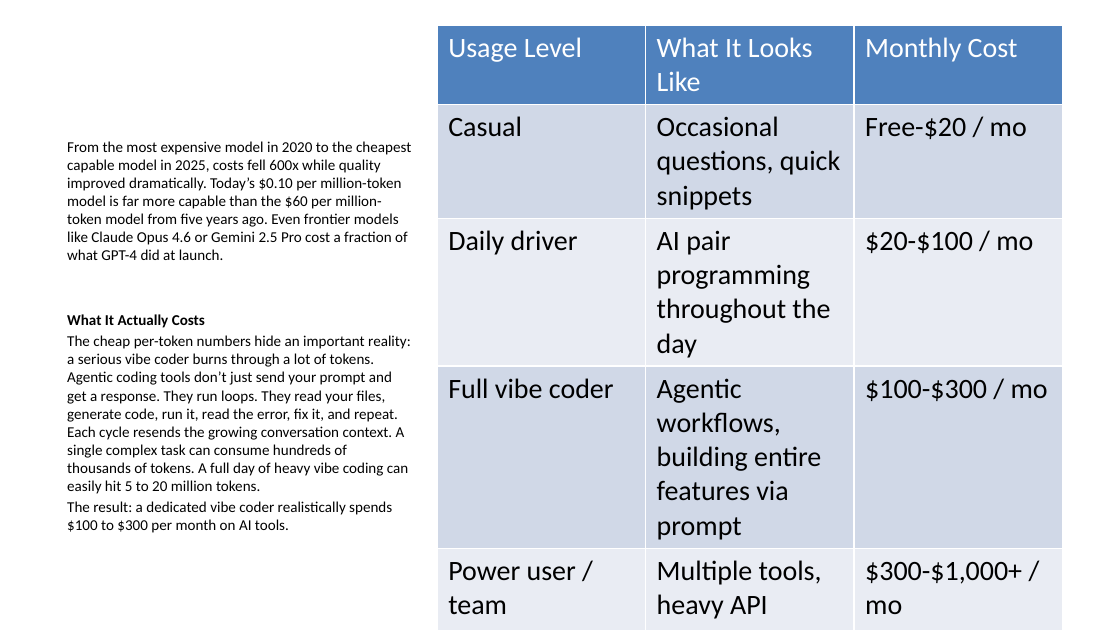
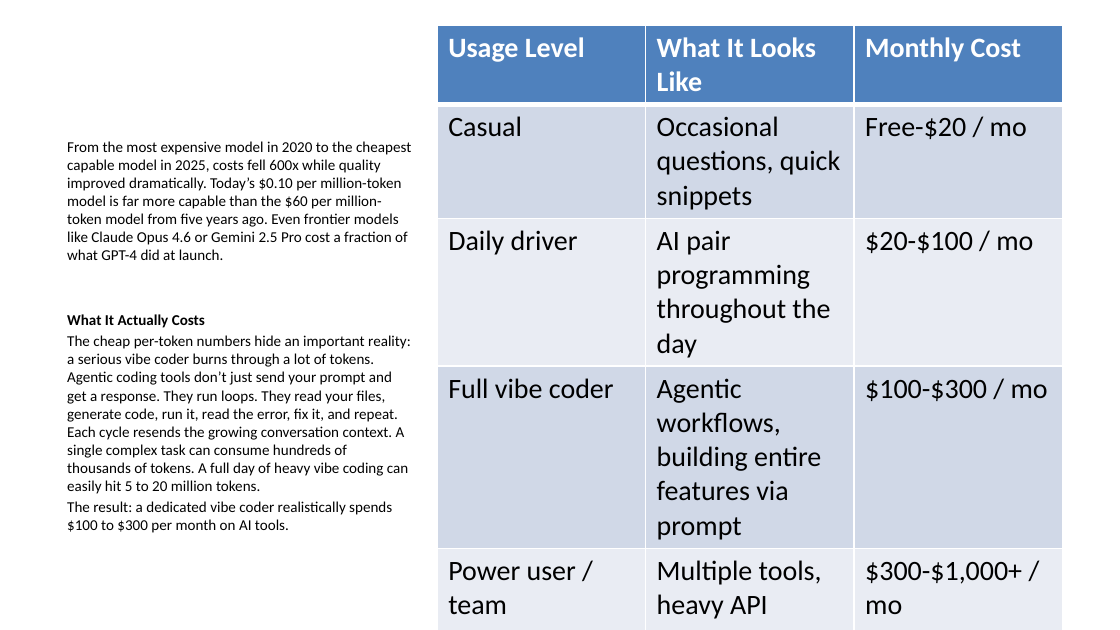
Before and after one commit to ralphke/Agentic-Coding, a slide deck: slide 5 of build/vibe-to-live-deck.pptx. Drawn at 1120x630 pixels with LibreOffice and Linux fonts; fonts in the diff are those of the drawing. Boxes give left, top, right and bottom in pixels: in the first picture for what was removed or moved away, otherwise in the second. Text is boxed around its words. In the diff, an @@ line names an element or a change of style, - is before the commit and + after.

```diff
--- a/build/vibe-to-live-deck.pptx
+++ b/build/vibe-to-live-deck.pptx
@@ table at [437,25,1062,623] @@
@@ bold on in "Usage Level", "What It Looks Like", "Monthly Cost" @@
```
Also in this commit, not shown: 4 other slides changed, 1 slide added, 6 other files.
